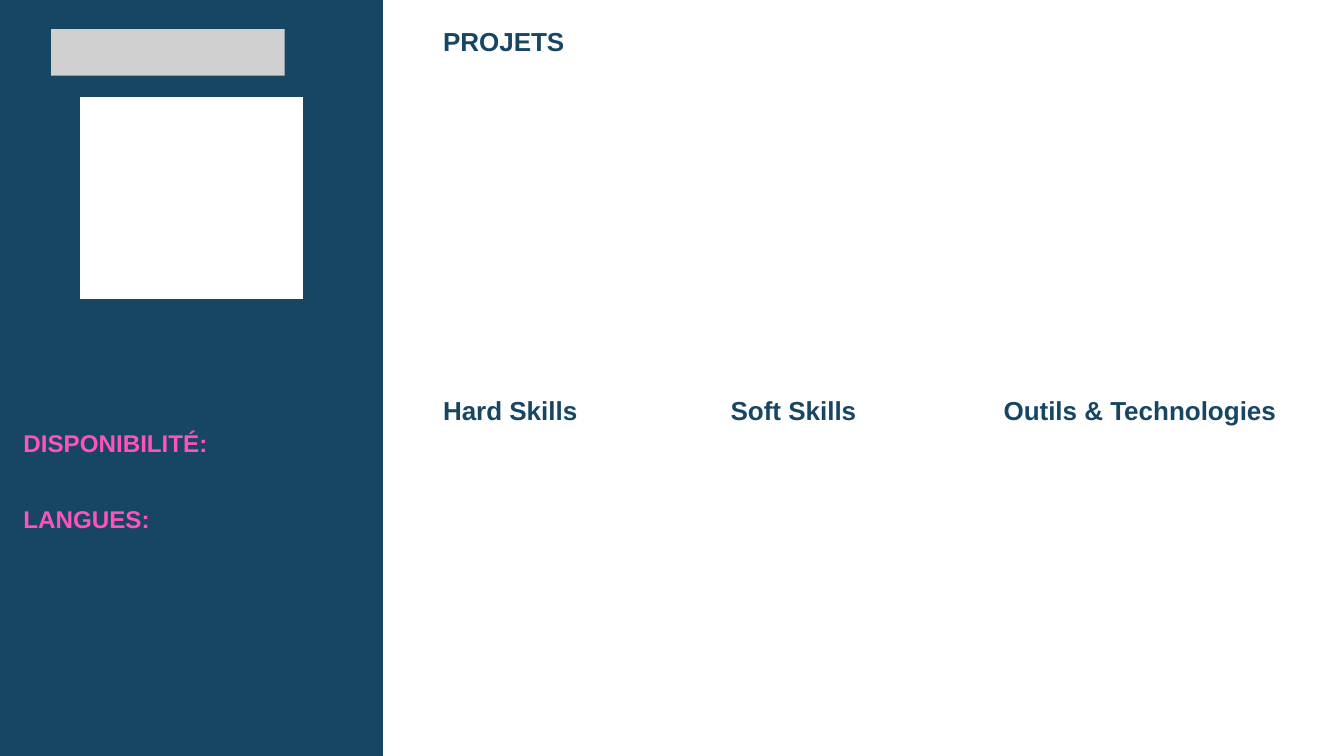
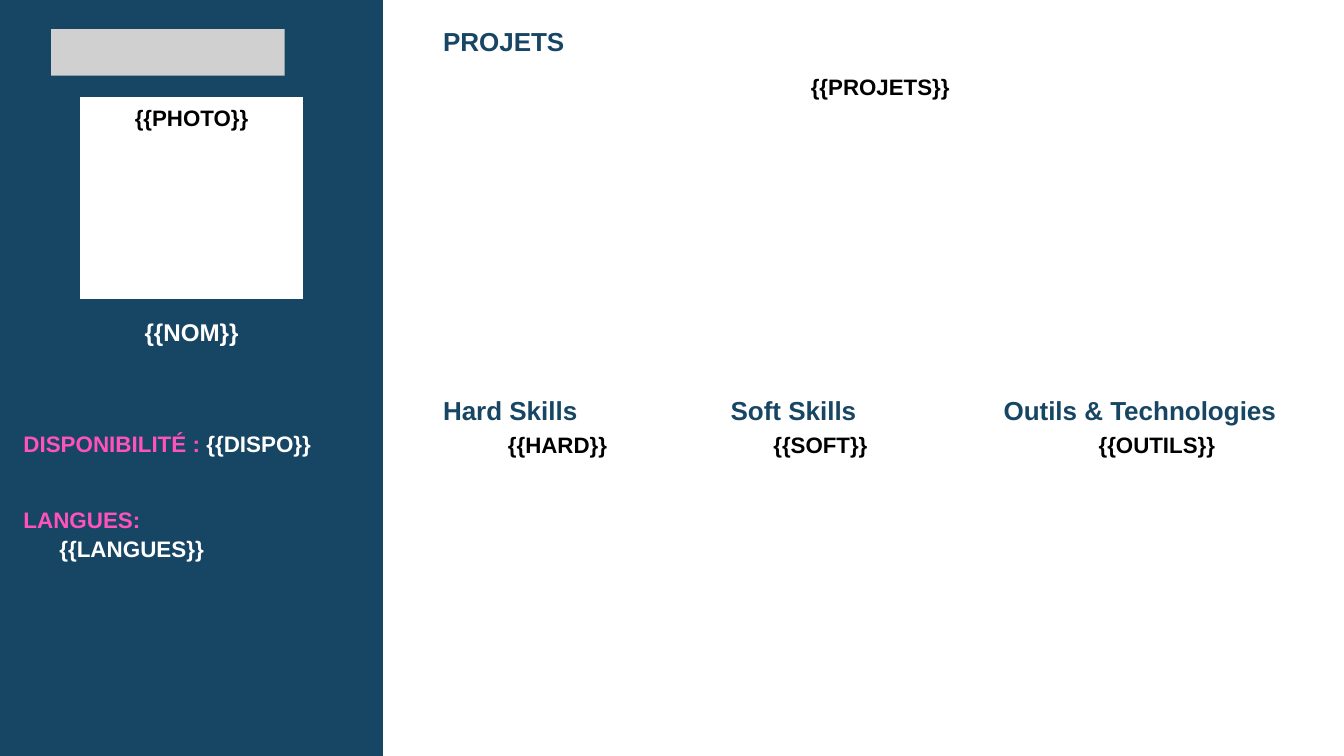
Before and after one commit to ayafarmati/AI-BioProfile, a slide deck: slide 1 of BioPofile_Template.pptx. Drawn at 1344x756 pixels with LibreOffice and Linux fonts; fonts in the diff are those of the drawing; grey boxes stand for pictures. Boxes give left, top, right and bottom in pixels: in the first picture for what was removed or moved away, otherwise in the second. Text is boxed around its words. In the diff, an @@ line names an element or a change of style, - is before the commit and + after.

```diff
--- a/BioPofile_Template.pptx
+++ b/BioPofile_Template.pptx
@@ text added at [811,79,950,100], 23.9 pt, text #000000, bold @@
+{{PROJETS}}
@@ text added at [135,110,248,131], 23.9 pt, text #000000, bold @@
+{{PHOTO}}
@@ text added at [145,323,239,346], 25.9 pt, text #FFFFFF, bold @@
+{{NOM}}
@@ text at [23,435,311,457]: text changed; size 25.9 to 24 pt @@
-DISPONIBILITÉ:
+DISPONIBILITÉ : {{DISPO}}
@@ text added at [508,437,607,458], 23.9 pt, text #000000, bold @@
+{{HARD}}
@@ text added at [773,437,867,458], 23.9 pt, text #000000, bold @@
+{{SOFT}}
@@ text added at [1099,437,1215,458], 23.9 pt, text #000000, bold @@
+{{OUTILS}}
@@ text "LANGUES:" at [23,512,140,529]: size 25.9 to 24 pt @@
@@ text added at [59,540,203,562], 24 pt, text #FFFFFF, bold @@
+{{LANGUES}}
```
Also in this commit, not shown: 7 other files.
